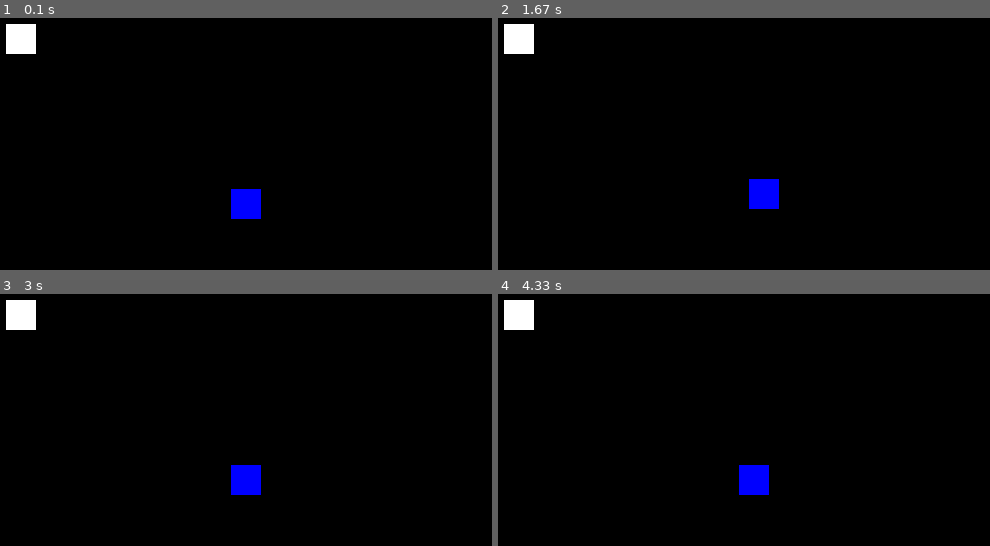
Above: before the commit, frames 1-4 (two rows, left to right).
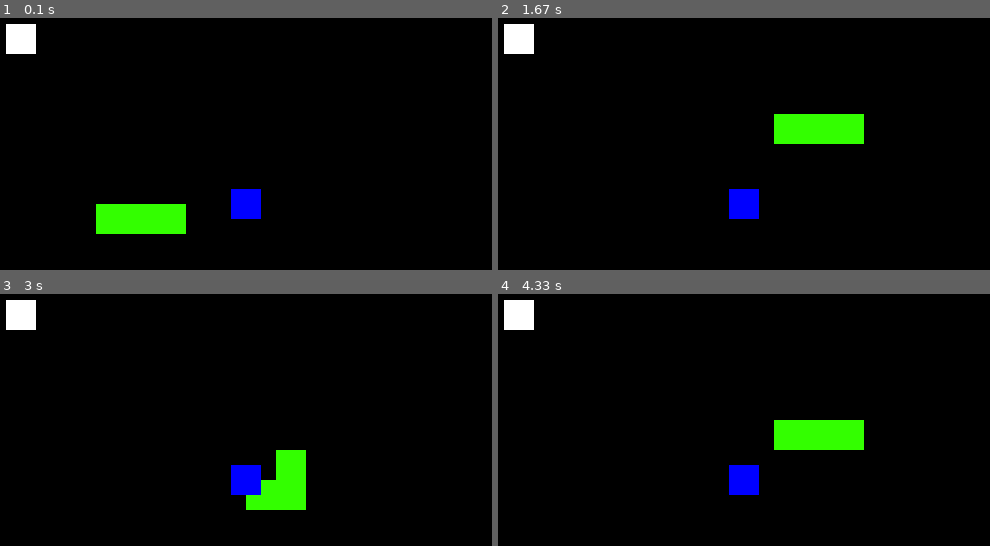
Above: after the commit, the same moments.

Repository: kathleenhang/pygame-snake
Game: pygame game, started from snake.py
The game is run twice, just before and just after one commit, with the same random seed, the same clock (stepped at 60 frames per second) and the same inputs.
Inputs:
- Up to frame 1 (0.1 s): no input
- Up to frame 2 (1.67 s): hold D 0.33-0.8 s; hold W 0.83-1.3 s; hold D from 1.33 s (still down)
- Up to frame 3 (3 s): release D at 1.8 s; hold A 1.83-2.37 s; hold S 2.4-2.73 s; hold A from 2.77 s (still down)
- Up to frame 4 (4.33 s): release A at 3.17 s; hold W 3.2-3.57 s; hold D 3.6-4.23 s; hold S from 4.27 s (still down)

The runs differ from the first frame. In frame 1, 2.2% of the frame differs, in the area x 19-38%, y 73-86%; in frame 2, 3.3%, in the area x 46-75%, y 38-80%; in frame 3, 2.0%; in frame 4, 2.7%.

Commit message:
move snake

Diff:
--- a/snake.py
+++ b/snake.py
@@ -2,6 +2,30 @@
 import random
 import sys
 from pygame.math import Vector2
+
+
+class Snake:
+    def __init__(self):
+        self.body = [Vector2(5, 10), Vector2(6, 10), Vector2(7, 10)]
+        # move right
+        self.direction = Vector2(1, 0)
+
+    def draw_snake(self):
+        for block in self.body:
+            snake_rect = pygame.Rect(
+                block.x * cell_size,
+                block.y * cell_size,
+                cell_size, cell_size)
+            green_color = (51, 255, 0)
+            pygame.draw.rect(screen, green_color, snake_rect)
+
+    def move_snake(self):
+        # list with last item removed
+        body_copy = self.body[:-1]
+        self.body = body_copy
+        # create new head based off of direction that the user inputted
+        new_head = self.direction + self.body[0]
+        self.body.insert(0, new_head)
 
 
 class Food:
@@ -49,21 +73,30 @@
 
 
 food = Food()
+snake = Snake()
+# create a custom event for screen updates
+screen_update = pygame.USEREVENT
+# custom screen update event triggers every 150 ms
+pygame.time.set_timer(screen_update, 150)
 while 1:
 
     for event in pygame.event.get():
+        if event.type == screen_update:
+            snake.move_snake()
         if event.type == pygame.KEYDOWN:
             if event.key == pygame.K_d:  # right
-                blue_rect.right += 10
+                snake.direction = Vector2(1, 0)
             if event.key == pygame.K_a:  # left
-                blue_rect.left -= 10
+                snake.direction = Vector2(-1, 0)
             if event.key == pygame.K_w:  # up
-                blue_rect.top -= 10
+                snake.direction = Vector2(0, -1)
             if event.key == pygame.K_s:  # down
-                blue_rect.bottom += 10
+                snake.direction = Vector2(0, 1)
         # fill bg color before snake/food
         screen.fill(black_color)
         food.draw_food()
+        snake.draw_snake()
+
         # draw the elements
         screen.blit(blue_surface, blue_rect)
         # quit game
